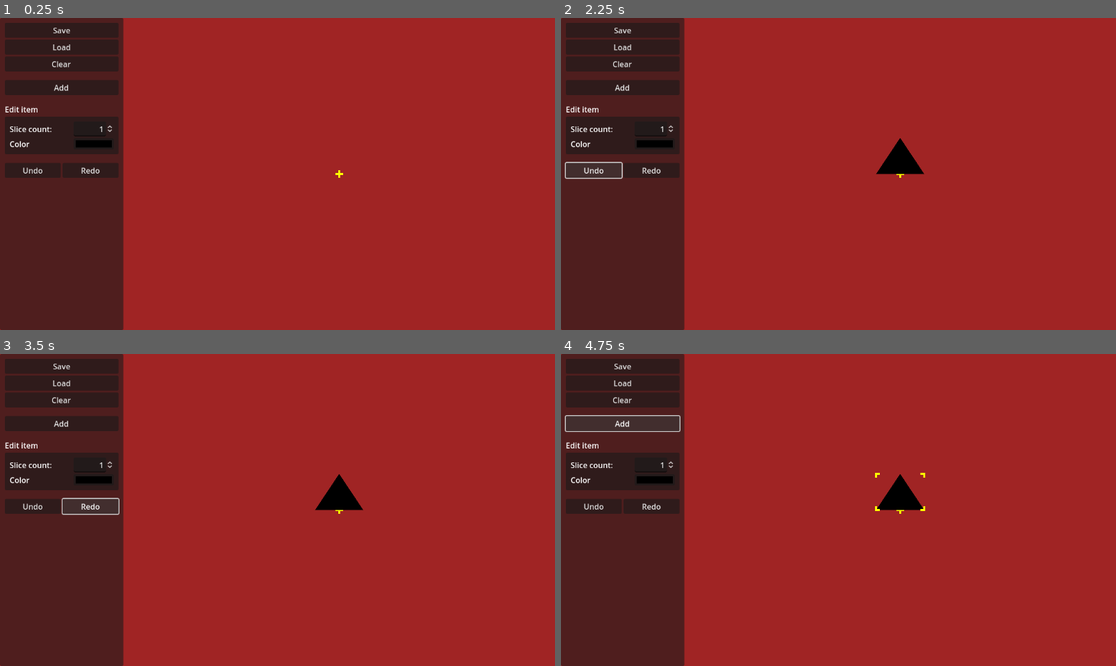
Above: before the commit, frames 1-4 (two rows, left to right).
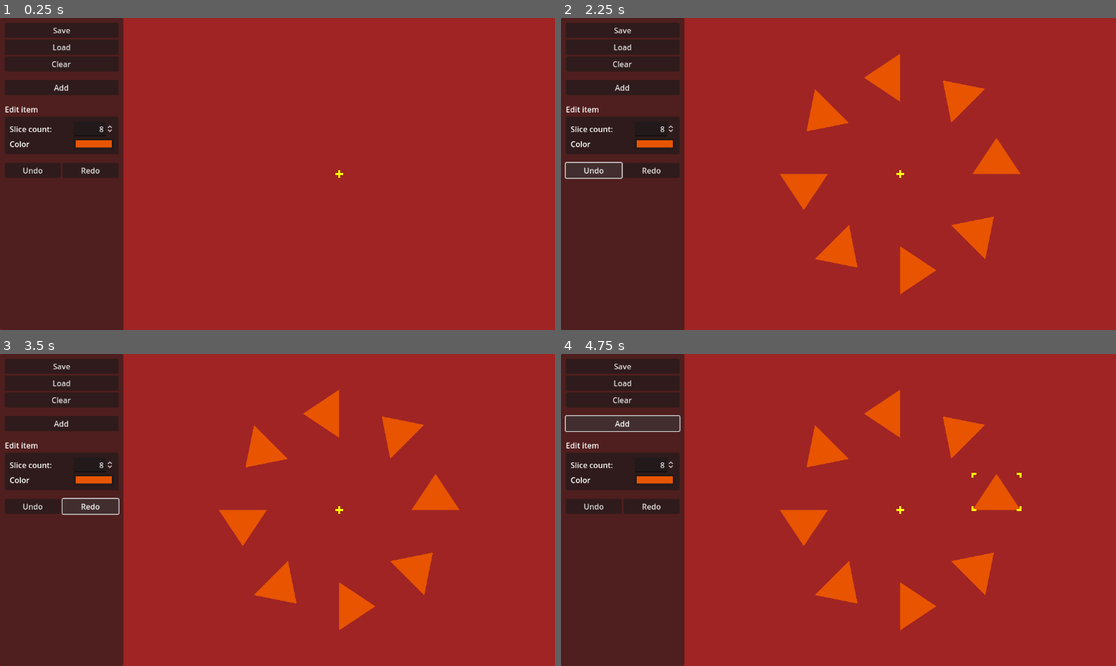
Above: after the commit, the same moments.

Repository: zoeesilcock/symmetar
Game: Godot game, scene res://Main.tscn
Two runs of this game, one before a commit and one after it. Both use one fixed random seed, a clock stepped at 60 frames per second and the inputs below.
Inputs:
- Up to frame 1 (0.25 s): no input
- Up to frame 2 (2.25 s): click "Add" at 0.5 s; click "Clear" at 1.25 s; click "Undo" at 2 s
- Up to frame 3 (3.5 s): click "Redo" at 2.75 s
- Up to frame 4 (4.75 s): click "Clear" at 3.5 s; click "Add" at 4.25 s

The runs differ from the first frame. In frame 1, 0.2% of the frame differs, in the area x 13-21%, y 34-42%; in frame 2, 4.8%; in frame 3, 4.8%; in frame 4, 4.8%, in the area x 13-83%, y 11-89%.

Commit message:
Adjust defaults of new Elements

Diff:
--- a/UI/UI.gd
+++ b/UI/UI.gd
@@ -33,7 +33,7 @@
 		200.0,
 		slice_count_input.value,
 		0.0,
-		Vector2(),
+		Vector2(200, 0),
 		slice_color_input.color
 	)
 
--- a/UI/UI.tscn
+++ b/UI/UI.tscn
@@ -86,7 +86,7 @@
 [node name="CountInput" type="SpinBox" parent="Root/Panel/MarginContainer/VBoxContainer/EditContainer/MarginContainer/GridContainer"]
 layout_mode = 2
 min_value = 1.0
-value = 1.0
+value = 8.0
 rounded = true
 alignment = 2
 select_all_on_focus = true
@@ -98,6 +98,7 @@
 
 [node name="ColorPickerButton" type="ColorPickerButton" parent="Root/Panel/MarginContainer/VBoxContainer/EditContainer/MarginContainer/GridContainer"]
 layout_mode = 2
+color = Color(0.909804, 0.333333, 0, 1)
 
 [node name="Space3" type="Control" parent="Root/Panel/MarginContainer/VBoxContainer"]
 custom_minimum_size = Vector2(0, 10)
